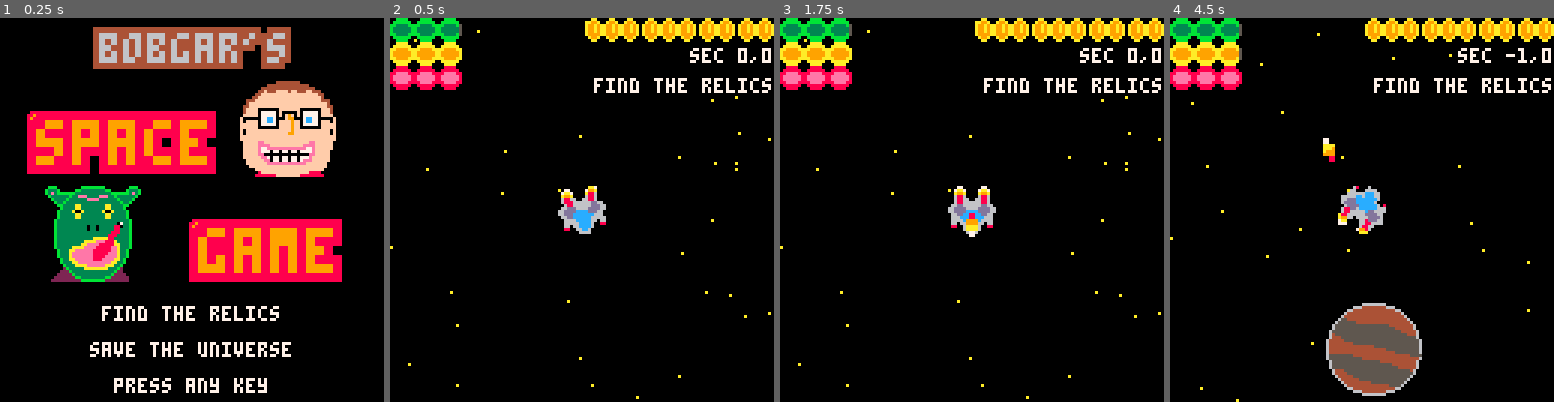
Above: before the commit, frames 1-4 (left to right).
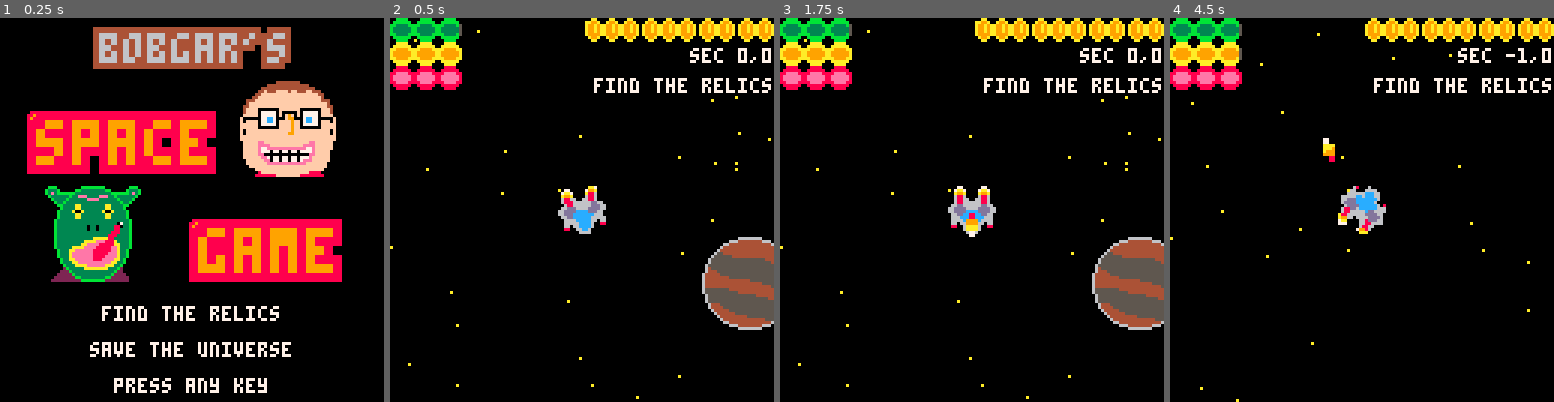
Above: after the commit, the same moments.

Repository: bobgar/pico-jam
Game: PICO-8 cartridge pico-jam.p8
The game is run twice, just before and just after one commit, with the same random seed, the same clock (stepped at 60 frames per second) and the same inputs.
Inputs:
- Up to frame 1 (0.25 s): no input
- Up to frame 2 (0.5 s): tap X (X key) at 0.33 s
- Up to frame 3 (1.75 s): tap O (Z key) at 0.7, 1.7 s; tap X (X key) at 1.07 s; hold Right from 1.6 s (still down)
- Up to frame 4 (4.5 s): tap X (X key) at 1.85, 2.97, 4.08 s; release Right at 2.1 s; tap O (Z key) every 0.4 s from 2.1 to 4.1 s; hold Up 2.15-2.42 s; hold Right 2.47-3.03 s; hold Left 3.08-3.58 s; hold Down 3.63-3.97 s; hold Right from 4.02 s (still down)

Frame 1 is identical in both runs. In frame 2, 3.8% of the frame differs, in the area x 81-100%, y 57-82%; in frame 3, 3.8%; in frame 4, 4.8%, in the area x 40-66%, y 74-99%.

Commit message:
removed ibtn in favor of the built in and supperior btnp

Diff:
--- a/gameoverscreen.lua
+++ b/gameoverscreen.lua
@@ -1,5 +1,4 @@
 function gameoverscreeninit()
-    interactcooldown = 30
     _update = gameoverscreenupdate
     _draw = gameoverscreendraw
     sfx(12)
@@ -18,8 +17,7 @@
 end
 
 function gameoverscreenupdate()
-    if interactcooldown > 0 then interactcooldown-=1 end
-    if ibtn(🅾️) or ibtn(❎) then
+    if btnp(🅾️) or btnp(❎) then
         splashscreeninit()
         sfx(15)
     end
--- a/helpers.lua
+++ b/helpers.lua
@@ -2,14 +2,6 @@
     local sx = (id % 16) * 8
     local sy = (id \ 16) * 8
     return {x=sx, y=sy}
-end
-
-function ibtn(b)
-  if btn(b) and interactcooldown<=0 then
-    interactcooldown = stdinteractcooldown
-    return true
-  end
-  return false
 end
 
 function rspr(sx,sy,x,y,a,w)
--- a/planetscreen.lua
+++ b/planetscreen.lua
@@ -1,8 +1,7 @@
 function updateplanet()
-  if interactcooldown > 0 then interactcooldown-=1 end
-  if ibtn(⬆️) and cursorloc>0 then cursorloc-=1 end
-  if ibtn(⬇️) and cursorloc<maxcursorloc then cursorloc+=1 end
-  if ibtn(❎) then
+  if btnp(⬆️) and cursorloc>0 then cursorloc-=1 end
+  if btnp(⬇️) and cursorloc<maxcursorloc then cursorloc+=1 end
+  if btnp(❎) then
     if cursorloc == maxcursorloc then
       _update = updatespace
       _draw = drawspace
--- a/space.lua
+++ b/space.lua
@@ -24,7 +24,7 @@
   r=0
   rv=0
   --maxBullets = 5
-  bullletttl = 150 --how many frames the bullet should live.  IE 30 * seconds (right now 5 seconds)
+  bullletttl = 60 --how many frames the bullet should live.  IE 30 * seconds (right now 5 seconds)
   bulletspeed = 2.0
   fireRate = 16
   timeSinceFire = 0
@@ -74,23 +74,22 @@
 end
 
 function updatespace()
-  if interactcooldown > 0 then interactcooldown-=1 end
-  if (btn(⬅️)) then rv-=rs end
-  if (btn(➡️)) then rv+=rs end
-  if (btn(⬆️) and fuel > 0) then
+  if btn(⬅️) then rv-=rs end
+  if btn(➡️) then rv+=rs end
+  if btn(⬆️) and fuel > 0 then
     sfx(01)
     vy-=cos(r)*vs vx-=sin(r)*vs
     fuel -= fuelburnrate
     if fuel < 0 then fuel = 0 end
   end
-  if (btn(⬇️) and fuel > 0) then
+  if btn(⬇️) and fuel > 0 then
     sfx(01)
     vy+=cos(r)*vs
     vx+=sin(r)*vs
     fuel -= fuelburnrate
     if fuel < 0 then fuel = 0 end
   end
-  if (ibtn(❎) and curinteractible != nil) then
+  if btnp(❎) and curinteractible != nil then
     if curinteractible.type == "planet" then
       sfx(10)
       _update=updateplanet
--- a/splashscreen.lua
+++ b/splashscreen.lua
@@ -1,12 +1,10 @@
 function splashscreeninit()
-    interactcooldown = 30
     _update = splashscreenupdate
     _draw = splashscreendraw
 end
 
 function splashscreenupdate()
-    if interactcooldown > 0 then interactcooldown-=1 end
-    if ibtn(🅾️) or ibtn(❎) then
+    if btnp(🅾️) or btnp(❎) then
         _update = updatespace
         _draw = drawspace
         spaceinit()
@@ -36,6 +34,4 @@
     debug=false
     palt(0,true)
 
-    interactcooldown = 0
-    stdinteractcooldown = 4
 end
--- a/winscreen.lua
+++ b/winscreen.lua
@@ -1,5 +1,4 @@
 function winscreeninit()
-    interactcooldown = 30
     _update = winscreenupdate
     _draw = winscreendraw
     particles = {}
@@ -21,8 +20,7 @@
 end
 
 function winscreenupdate()
-    if interactcooldown > 0 then interactcooldown-=1 end
-    if ibtn(🅾️) or ibtn(❎) then
+    if btnp(🅾️) or btnp(❎) then
         splashscreeninit()
         sfx(15)
     end
